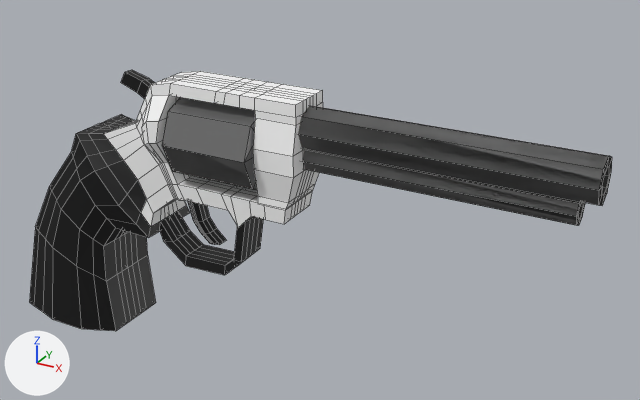
What one commit did to the Blender file Assets/Models/Gun Models/revolver.blend.
The view is the same before and after, from a camera (50 mm lens) standing at (11.43, -11.35, 8.01) and looking at (4.84, 0.64, 2.02). The axes (+X, +Y, +Z) are drawn at lower left. The lights are the same throughout. Mesh edges are drawn as thin lines.

Before the edit, the objects in view are built like this:
```python
me_cube_001 = bpy.data.meshes.new('Cube.001')
me_cube_001.from_pydata(...)  # 544 vertices, 530 faces; spans x -10.62..0.0, y -0.75..0.74, z -4.62..0.48
# faces by material slot: [240, 184, 106]
me_cube_001.materials.append(mat_material_001)  # white #ffffff
me_cube_001.materials.append(mat_material_002)  # black #000000
me_cube_001.materials.append(mat_material_003)  # grey #888888
ob_cube = bpy.data.objects.new('Cube', me_cube_001)
ob_cube.location = (9.5, 0.0, 3.52)
_m = ob_cube.modifiers.new('Mirror', 'MIRROR')
_m.use_axis = (False, True, False)
_m.use_clip = True
_m.use_mirror_merge = False
```
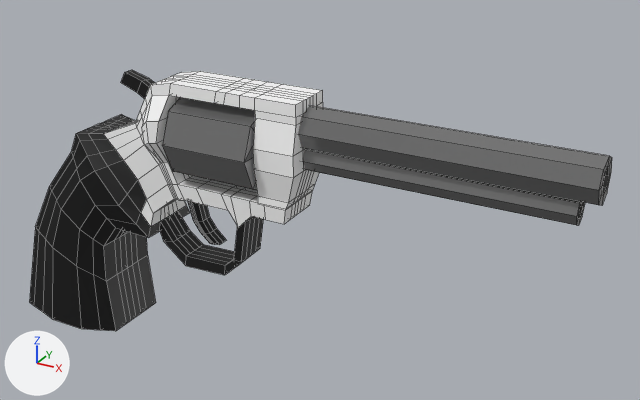
The newer file is also rescaled (x0.05), turned or shifted as a whole; pictures and numbers use the older file's frame.

Pixel boxes [x1, y1, x2, y2] of what changed, in the pictures (640 x 400 px):
```json
{"object": "Cube", "change": "reshaped, modifiers changed", "before": [29, 70, 612, 331], "after": [29, 70, 612, 331]}
{"part": 1, "of": "me_cube_001", "change": "built on", "after": [100, 70, 323, 317]}
```

Scene script edits in JSON lines:
```json
{"block": "me_cube_001", "where": "# used by ob_cube; location = (9.5, 0.0, 3.52)"}
{"op": "remove", "block": "me_cube_001", "code": "me_cube_001.from_pydata(...)  # 544 vertices, 530 faces; spans x -10.62..0.0, y -0.75..0.74, z -4.62..0.48"}
{"op": "add", "block": "me_cube_001", "code": "me_cube_001.from_pydata(...)  # 833 vertices, 870 faces; spans x -10.62..0.0, y -0.75..0.75, z -4.62..0.48"}
{"block": "me_cube_001", "change": "me_cube_001 part 1"}
{"block": "me_cube_001", "change": "87 faces are deleted"}
{"block": "me_cube_001", "change": "95 vertices are added at x -10.47..-4.5, y 0.09..0.75, z -4.62..0.43"}
{"block": "me_cube_001", "change": "31 new vertices lie (0.0, 0.1, 0.0) away from vertices in x -8.36..-4.5, y 0.0, z -2.42..0.48"}
{"block": "me_cube_001", "change": "46 new vertices lie (0.0, 0.11, 0.0) away from vertices in x -8.36..-4.5, y 0.0..0.1, z -1.93..0.48"}
{"block": "me_cube_001", "change": "20 new vertices lie (0.0, 0.21, 0.0) away from vertices in x -8.36..-4.5, y 0.21, z -1.93..0.48"}
{"block": "me_cube_001", "change": "15 new vertices lie (0.0, 0.15, 0.0) away from vertices in x -10.62..-5.53, y 0.0, z -4.52..-0.64"}
{"block": "me_cube_001", "change": "15 new vertices lie (0.0, 0.15, 0.0) away from vertices in x -10.62..-5.53, y 0.15, z -4.52..-0.64"}
{"block": "me_cube_001", "change": "14 new vertices lie (0.0, 0.1, 0.0) away from vertices in x -6.86..-4.5, y 0.11, z -1.14..0.29"}
{"block": "me_cube_001", "change": "10 new vertices lie (0.0, 0.3, 0.0) away from vertices in x -10.62..-7.39, y 0.3, z -4.52..-0.64"}
{"block": "me_cube_001", "change": "10 new vertices lie (0.0, 0.21, 0.0) away from vertices in x -6.86..-4.5, y 0.21, z -1.14..0.29"}
{"block": "me_cube_001", "change": "10 new vertices lie (0.0, 0.11, 0.0) away from vertices in x -6.94..-4.69, y 0.11, z -1.27..-0.11"}
{"block": "me_cube_001", "change": "9 new vertices lie (0.0, 0.21, 0.0) away from vertices in x -6.81..-4.69, y 0.22, z -1.27..-1.25"}
{"block": "me_cube_001", "change": "7 new vertices lie (0.0, 0.13, 0.0) away from vertices in x -8.61..-5.7, y 0.0, z -2.7..-0.64"}
{"block": "me_cube_001", "change": "7 new vertices lie (0.0, 0.13, 0.0) away from vertices in x -8.61..-5.7, y 0.13, z -2.7..-0.64"}
{"block": "me_cube_001", "change": "178 new faces join them, mat_material_002 (black #000000)"}
{"block": "me_cube_001", "change": "237 new faces join them, mat_material_001 (white #ffffff)"}
{"block": "me_cube_001", "change": "12 new faces join them, mat_material_003 (grey #888888)"}
{"op": "remove", "block": "ob_cube", "code": "_m = ob_cube.modifiers.new('Mirror', 'MIRROR')"}
{"op": "remove", "block": "ob_cube", "code": "_m.use_axis = (False, True, False)"}
{"op": "remove", "block": "ob_cube", "code": "_m.use_clip = True"}
{"op": "remove", "block": "ob_cube", "code": "_m.use_mirror_merge = False"}
```
